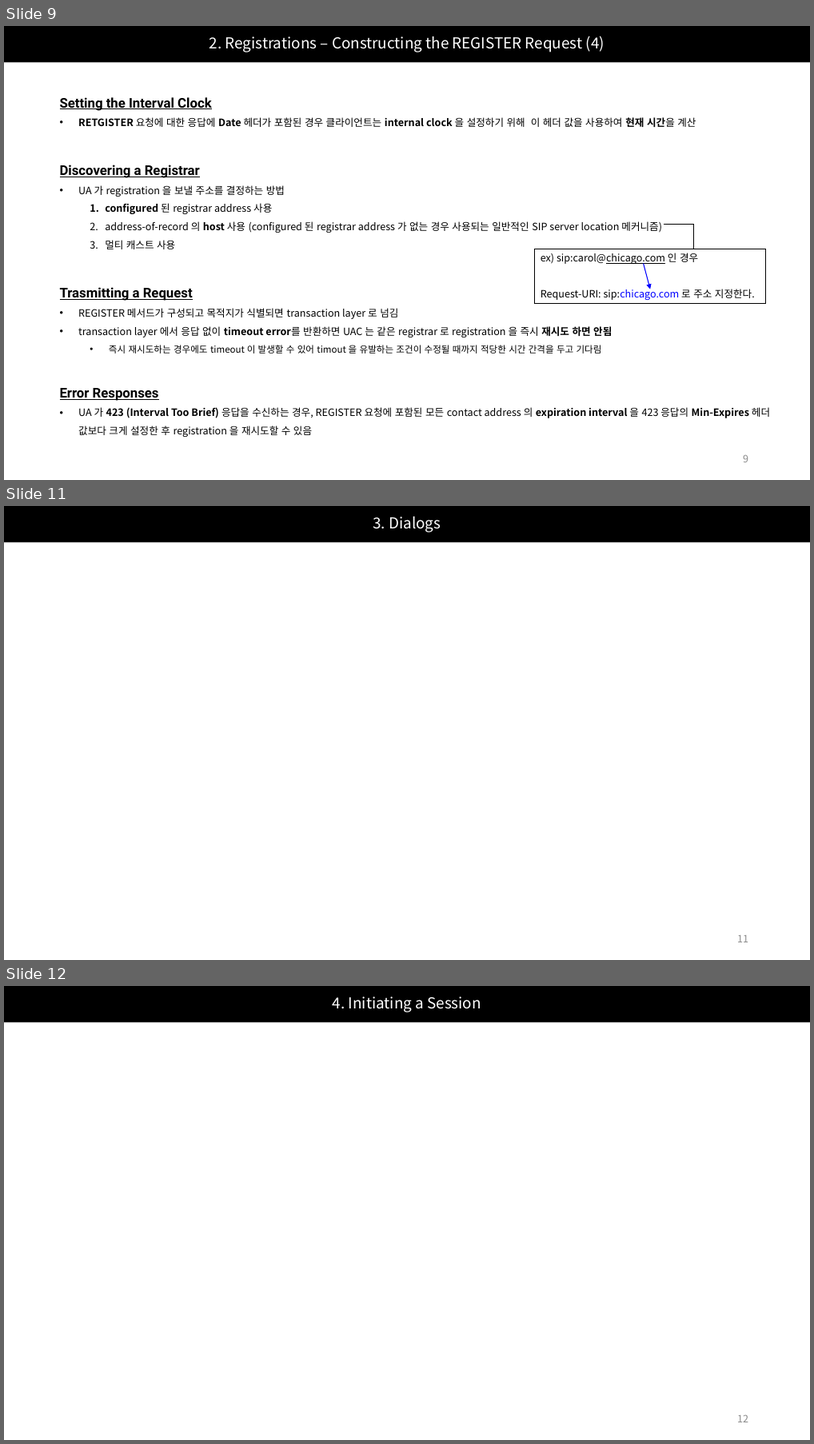
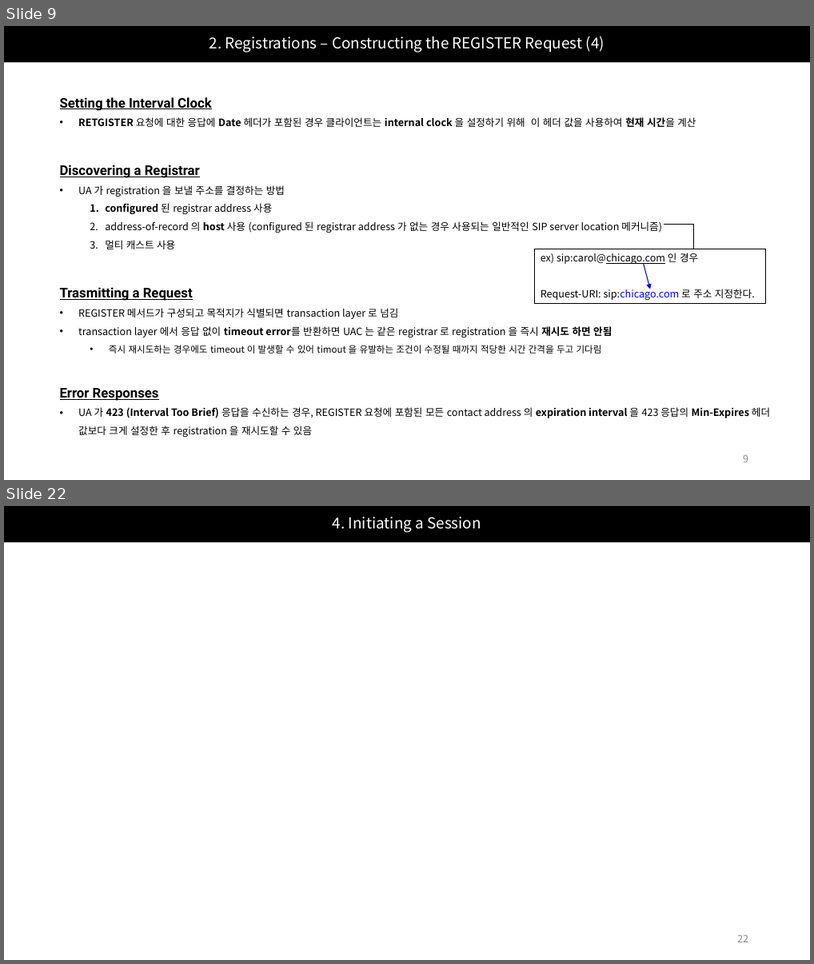
Before and after one commit to Epsilonely/SIP-Survey, a slide deck: 세미나 2차.pptx. Shown one above the other, each under a label of ours: slides 9, 11 and 12 before the commit, slides 9 and 22 after it; the slides between them are not shown. The pictures are 814x1444 and 814x964 pixels, drawn with LibreOffice and Linux fonts; fonts in the diff are those of the drawing. Boxes give left, top, right and bottom in pixels: in the first picture for what was removed or moved away, otherwise in the second. Text is boxed around its words. In the diff, an @@ line names an element or a change of style, - is before the commit and + after.

```diff
--- a/세미나 2차.pptx
+++ b/세미나 2차.pptx
@@ slide 11 removed at [4,506,810,960], background #FFFFFF @@
@@ title removed at [4,506,810,542] @@
-3. Dialogs
@@ page number removed at [738,935,749,942] @@
-11
@@ what was slide 12 is now slide 22 @@
@@ page number at [738,935,749,942]: text changed @@
-12
+22
```
Also in this commit, not shown: 5 slides changed, 11 slides added.
